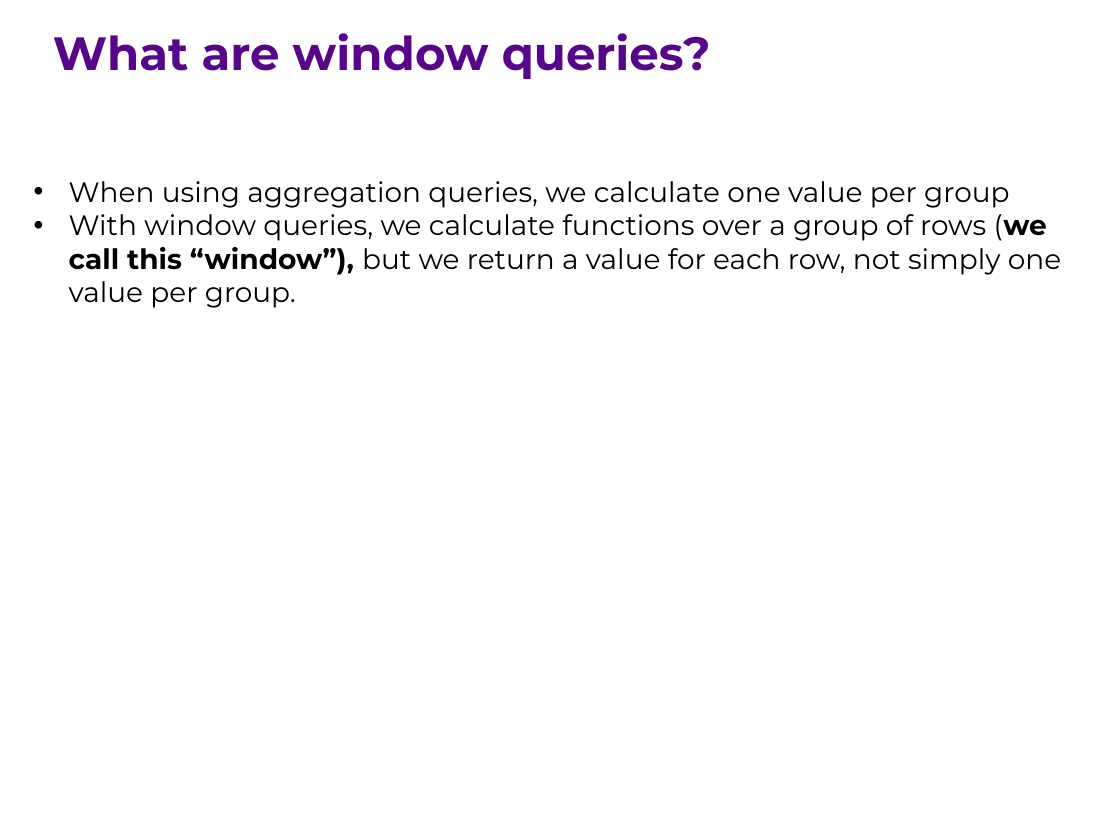
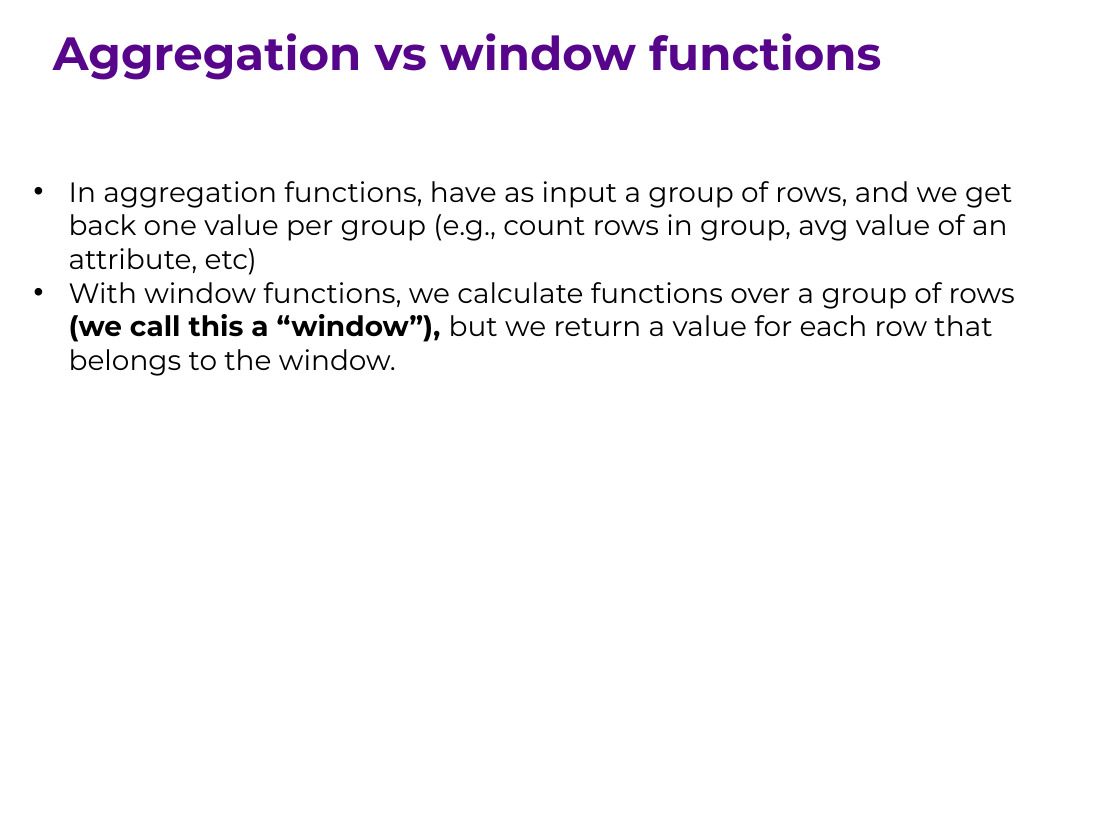
Before and after one commit to ipeirotis/introduction-to-databases, a slide deck: slide 2 of session7/G-Window_queries.pptx. Drawn at 1120x840 pixels with LibreOffice and Linux fonts; fonts in the diff are those of the drawing. Boxes give left, top, right and bottom in pixels: in the first picture for what was removed or moved away, otherwise in the second. Text is boxed around its words. In the diff, an @@ line names an element or a change of style, - is before the commit and + after.

```diff
--- a/session7/G-Window_queries.pptx
+++ b/session7/G-Window_queries.pptx
@@ text at [53, 33, 881, 80]: text changed @@
-What are window queries?
+Aggregation vs window functions
@@ text at [69, 181, 1015, 376]: text changed @@
-• When using aggregation queries, we calculate one value per group
-• With window queries, we calculate functions over a group of rows (we call this “window”), but we return a value for each row, not simply one value per group.
+• In aggregation functions, have as input a group of rows, and we get back one value per group (e.g., count rows in group, avg value of an attribute, etc)
+• With window functions, we calculate functions over a group of rows (we call this a “window”), but we return a value for each row that belongs to the window.
```
Also in this commit, not shown: 2 other slides changed, 3 slides added.
